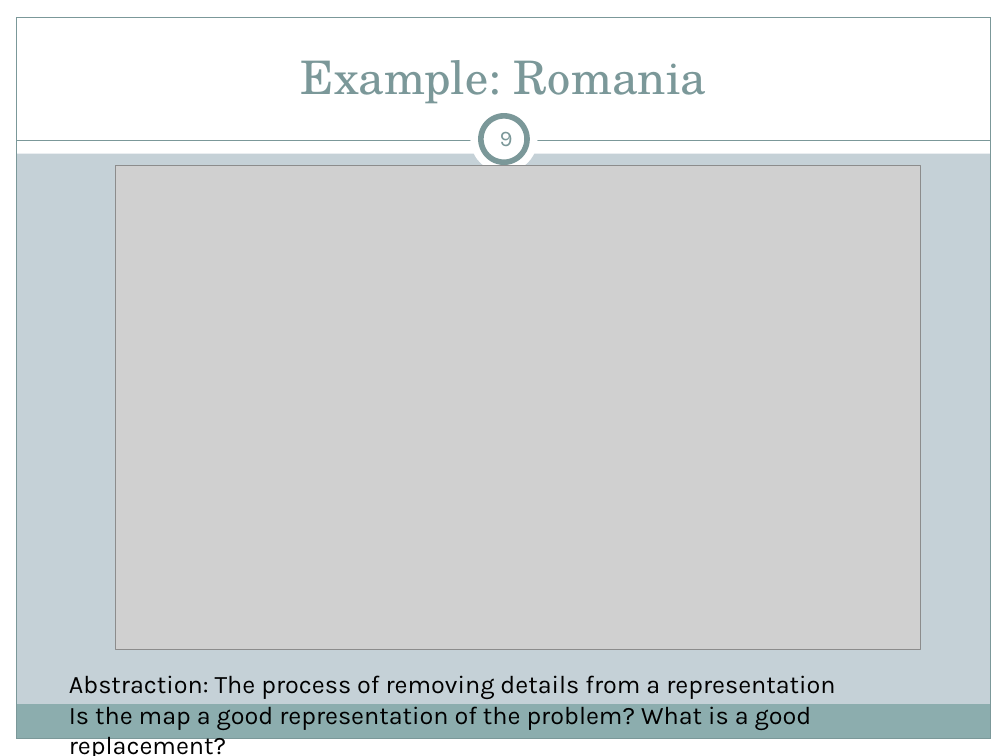
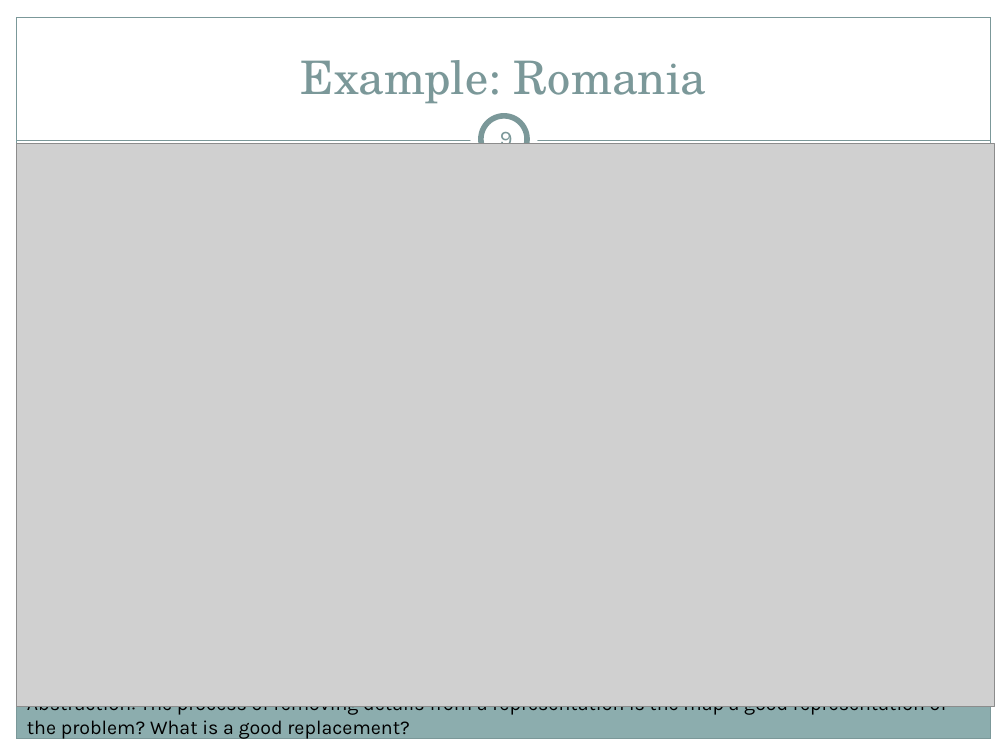
Before and after one commit to motazsaad/ai-csci4304, a slide deck: slide 9 of lecture-slides/aima/ai-chapter3-and-4-problem-solving-by-search-aima.pptx. Drawn at 1008x756 pixels with LibreOffice and Linux fonts; fonts in the diff are those of the drawing; grey boxes stand for pictures. Boxes give left, top, right and bottom in pixels: in the first picture for what was removed or moved away, otherwise in the second. Text is boxed around its words. In the diff, an @@ line names an element or a change of style, - is before the commit and + after.

```diff
--- a/lecture-slides/aima/ai-chapter3-and-4-problem-solving-by-search-aima.pptx
+++ b/lecture-slides/aima/ai-chapter3-and-4-problem-solving-by-search-aima.pptx
@@ picture: place and size @@
-picture at <box>115,165,920,649</box>
+picture at <box>17,144,995,707</box>
@@ text at <box>27,706,947,740</box>: text changed; size 18 to 14 pt @@
-Abstraction: The process of removing details from a representation
-Is the map a good representation of the problem? What is a good replacement?
+Abstraction: The process of removing details from a representation Is the map a good representation of the problem? What is a good replacement?
```
Also in this commit, not shown: 6 other slides changed, 2 other files.
